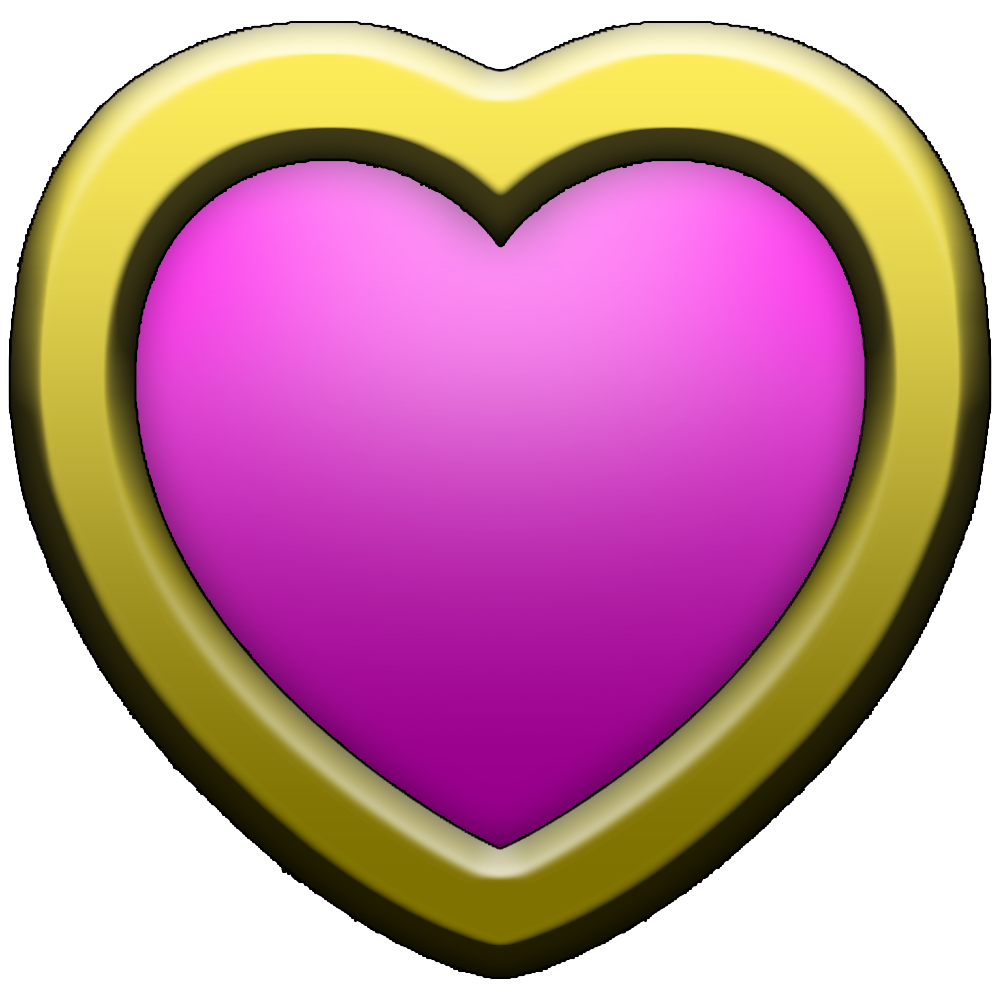
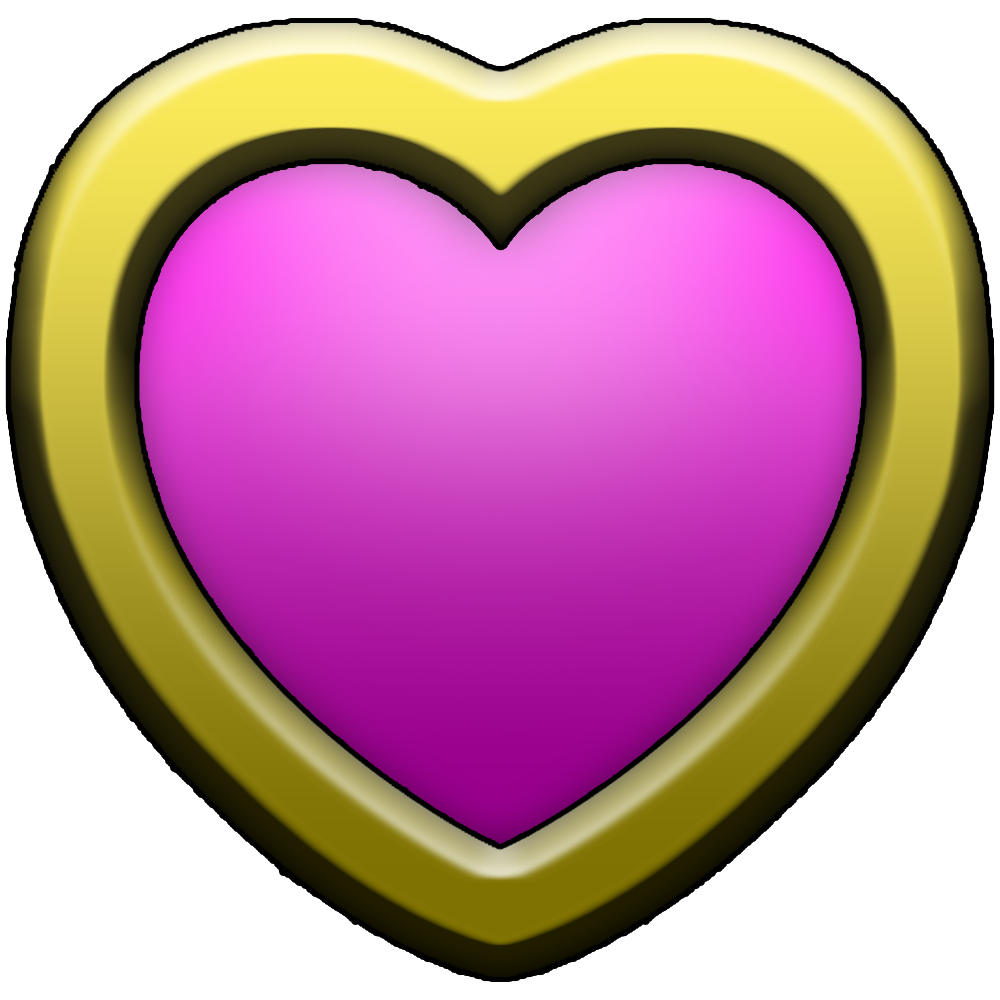
Before/after of a 1000 × 1000 layered artwork. What changed in the layer stack:
pixels changed over [5, 18, 995, 982] (layer not identified)
